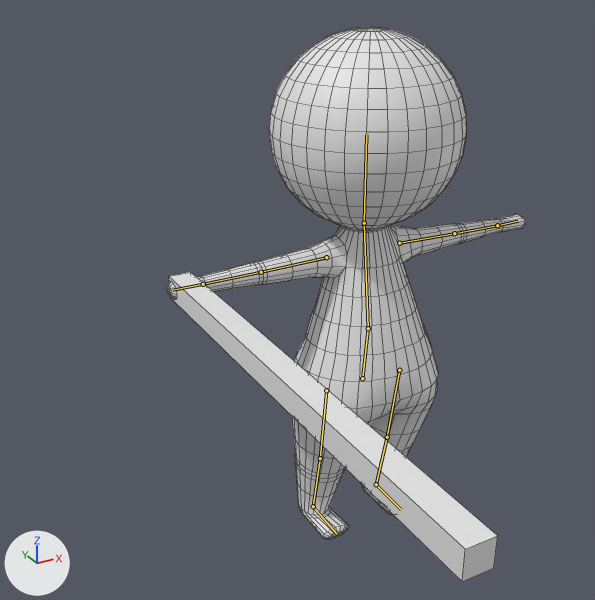
Renders of the Blender file Assets/models/my_char.blend from each side of a commit.
The view is the same before and after, from a 50 mm camera at (-4.67, -6.91, 4.64) aimed at (-0.85, 0.03, 1.17). The lights are fixed; the arrows at lower left show +X, +Y and +Z. The bones that bend it are drawn over the model as lines. Mesh edges are drawn as thin lines.
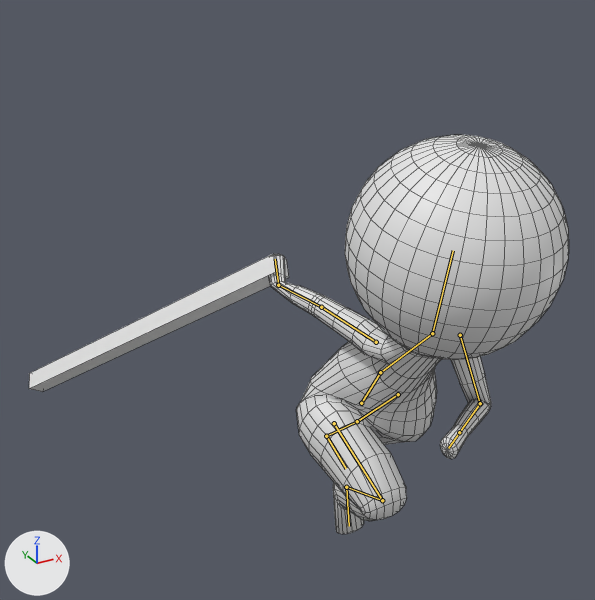
The newer file adds an action. The first version stands in its rest pose; the second is drawn at frame 11 of the action 'run_fast'.

What the commit changed:
Bone 'Back.Lower' (bone_back_lower) moves from (0.0, 0.0, 0.0) to (0.0, -0.325, 0.037).
Bone 'Back.Lower' (bone_back_lower) turns from (0, 0, 0) to (25, 0, 0) degrees about its own x, y and z.
Bone 'Back.Upper' (bone_back_upper) turns from (0, 0, 0) to (28, -5, -3) degrees about its own x, y and z.
Bone 'Head' (bone_head) turns from (0, 0, 0) to (-40, 1, 3) degrees about its own x, y and z.
Bone 'Arm.Upper.L' (bone_arm_upper_l) moves from (0.0, 0.0, 0.0) to (-0.075, -0.002, 0.0).
Bone 'Arm.Upper.L' (bone_arm_upper_l) turns from (0, 0, 0) to (68, 8, -27) degrees about its own x, y and z.
Bone 'Arm.Lower.L' (bone_arm_lower_l) turns from (0, 0, 0) to (3, -6, -89) degrees about its own x, y and z.
Bone 'Arm.Upper.R' (bone_arm_upper_r) moves from (0.0, 0.0, 0.0) to (0.0, 0.0, -0.06).
Bone 'Arm.Upper.R' (bone_arm_upper_r) turns from (0, 0, 0) to (-45, -15, 75) degrees about its own x, y and z.
Bone 'Arm.Lower.R' (bone_arm_lower_r) turns from (0, 0, 0) to (1, 4, 5) degrees about its own x, y and z.
Bone 'Arm.Hand.R' (bone_arm_hand_r) turns from (0, 0, 0) to (-24, 13, -50) degrees about its own x, y and z.
Bone 'Leg.Upper.L' (bone_leg_upper_l) turns from (0, 0, 0) to (-11, -1, -4) degrees about its own x, y and z.
Bone 'Leg.Foot.L' (bone_leg_foot_l) turns from (0, 0, 0) to (15, 0, -1) degrees about its own x, y and z.
Bone 'Leg.Upper.R' (bone_leg_upper_r) moves from (0.0, 0.0, 0.0) to (-0.001, -0.097, 0.148).
Bone 'Leg.Upper.R' (bone_leg_upper_r) turns from (0, 0, 0) to (95, -4, 2) degrees about its own x, y and z.
Bone 'Leg.Lower.R' (bone_leg_lower_r) turns from (0, 0, 0) to (2, 1, 124) degrees about its own x, y and z.
Bone 'Leg.Foot.R' (bone_leg_foot_r) turns from (0, 0, 0) to (-33, 2, -2) degrees about its own x, y and z.

Where the change shows, as pixel boxes [x1, y1, x2, y2] in the pictures (595 x 600 px):
'Cylinder', posed (16% narrower, 22% shorter)
    before: [167, 27, 525, 539]
    after: [269, 135, 569, 534]
'Cube', posed (21% narrower, 55% shorter)
    before: [169, 272, 498, 582]
    after: [29, 254, 289, 392]
bone 'Back.Lower', root to tip
    before: (362, 378) to (368, 328)
    after: (361, 403) to (380, 372)
bone 'Back.Upper', root to tip
    before: (368, 328) to (364, 223)
    after: (380, 372) to (432, 333)
bone 'Head', root to tip
    before: (364, 223) to (366, 134)
    after: (432, 333) to (453, 250)
bone 'Arm.Upper.L', root to tip
    before: (399, 243) to (454, 233)
    after: (460, 335) to (480, 403)
bone 'Arm.Lower.L', root to tip
    before: (454, 233) to (497, 225)
    after: (480, 403) to (459, 432)
bone 'Arm.Upper.R', root to tip
    before: (326, 257) to (261, 272)
    after: (376, 342) to (321, 307)
bone 'Arm.Lower.R', root to tip
    before: (261, 272) to (203, 284)
    after: (321, 307) to (278, 285)
bone 'Arm.Hand.R', root to tip
    before: (203, 284) to (172, 290)
    after: (278, 285) to (275, 259)
bone 'Leg.Upper.L', root to tip
    before: (399, 370) to (387, 437)
    after: (398, 394) to (357, 421)
bone 'Leg.Foot.L', root to tip
    before: (376, 484) to (401, 509)
    after: (326, 436) to (346, 468)
bone 'Leg.Upper.R', root to tip
    before: (326, 390) to (320, 458)
    after: (334, 423) to (382, 500)
bone 'Leg.Lower.R', root to tip
    before: (320, 458) to (313, 506)
    after: (382, 500) to (346, 487)
bone 'Leg.Foot.R', root to tip
    before: (313, 506) to (336, 533)
    after: (346, 487) to (349, 526)
